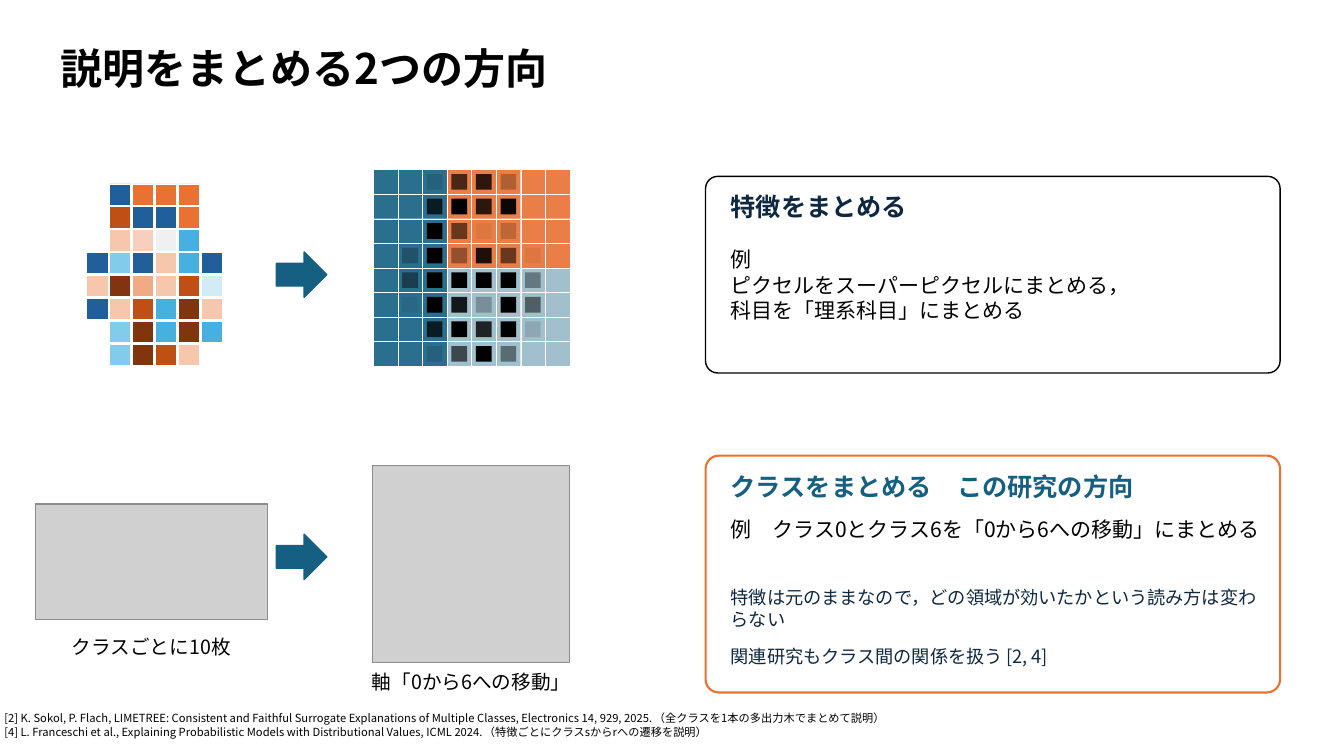
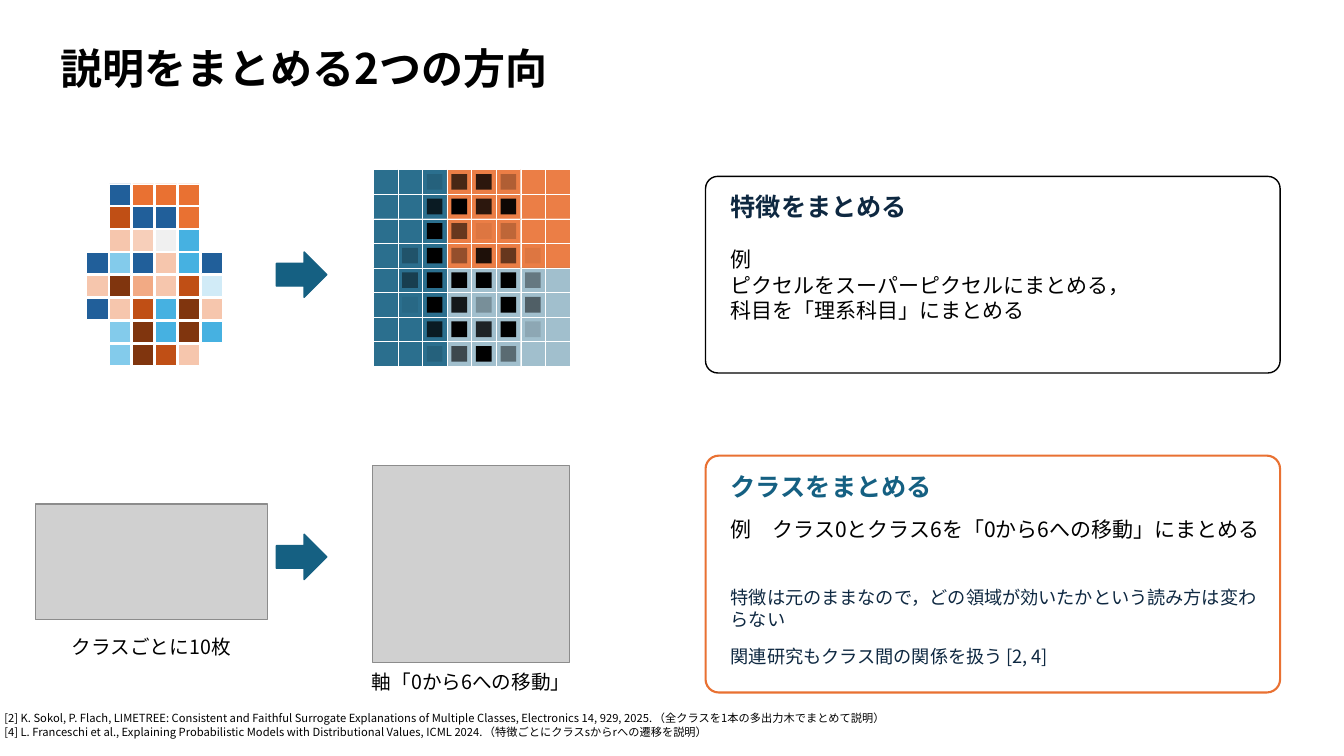
Before and after one commit to SoutaIkegame/Fisher_LIME, a slide deck: slide 9 of docs/seminar/2026-10-05_seminar.pptx. Drawn at 1344x756 pixels with LibreOffice and Linux fonts; fonts in the diff are those of the drawing; grey boxes stand for pictures. Boxes give left, top, right and bottom in pixels: in the first picture for what was removed or moved away, otherwise in the second. Text is boxed around its words. In the diff, an @@ line names an element or a change of style, - is before the commit and + after.

```diff
--- a/docs/seminar/2026-10-05_seminar.pptx
+++ b/docs/seminar/2026-10-05_seminar.pptx
@@ text at box(731, 475, 932, 498): text changed @@
-クラスをまとめる この研究の方向
+クラスをまとめる
```
Also in this commit, not shown: 8 other slides changed, 1 slide added, 2 slides removed, 2 other files.
